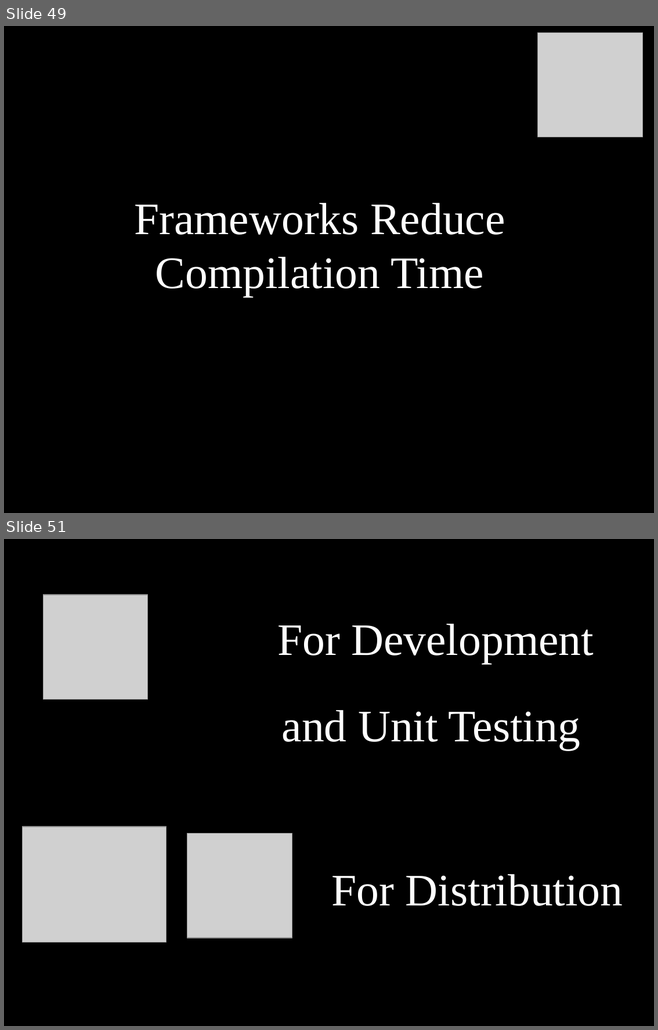
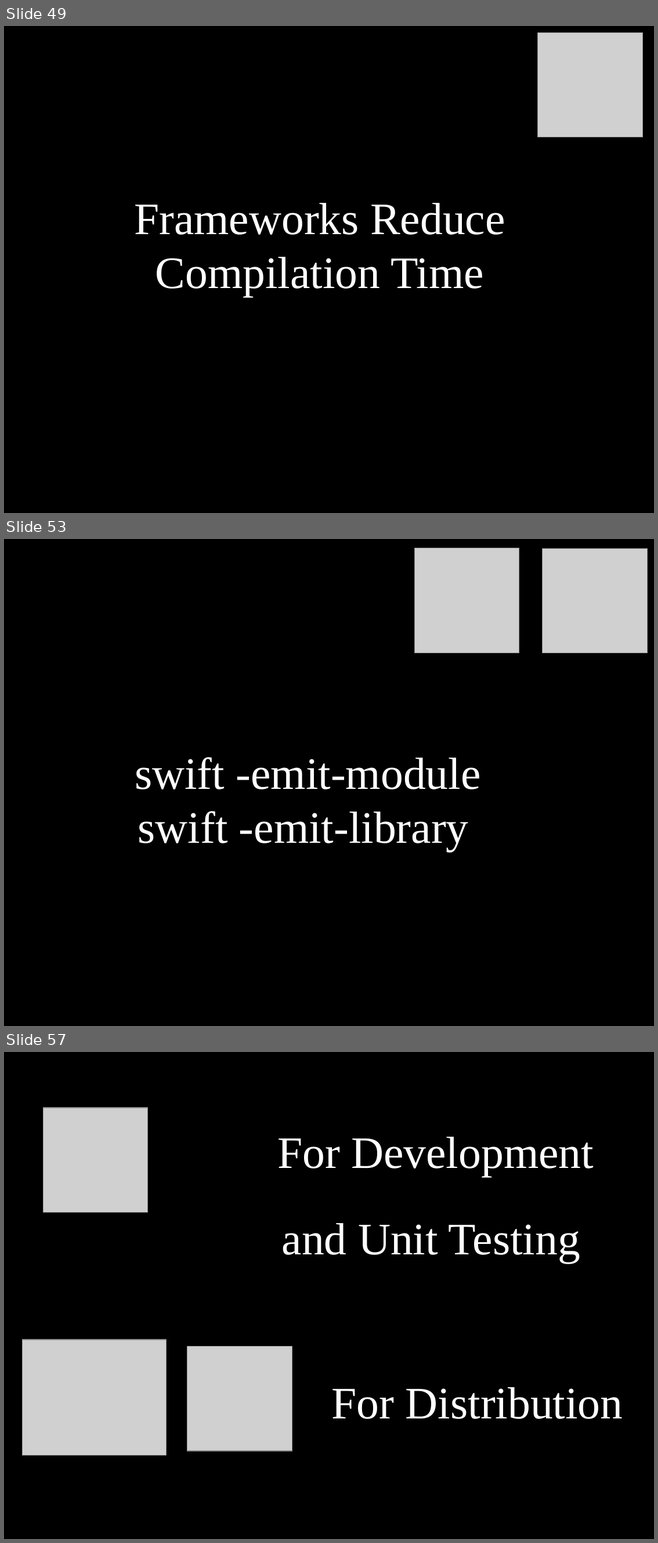
Before and after one commit to dodikk/StaticLib-Slides, a slide deck: Libraries-GoingNative.odp. Shown one above the other, each under a label of ours: slides 49 and 51 before the commit, slides 49, 53 and 57 after it; the slides between them are not shown. The pictures are 658x1030 and 658x1543 pixels, drawn with LibreOffice and Linux fonts; fonts in the diff are those of the drawing; grey boxes stand for pictures. Boxes give left, top, right and bottom in pixels: in the first picture for what was removed or moved away, otherwise in the second. Text is boxed around its words. In the diff, an @@ line names an element or a change of style, - is before the commit and + after.

```diff
--- a/Libraries-GoingNative.odp
+++ b/Libraries-GoingNative.odp
@@ slide 53 added at [4, 539, 654, 1026], background #000000 @@
@@ picture added at [414, 548, 519, 653] @@
@@ picture added at [542, 548, 647, 653] @@
@@ text added at [134, 757, 481, 790], 55 pt, text #FFFFFF @@
+swift -emit-module
@@ text added at [138, 811, 469, 852], 55 pt, text #FFFFFF @@
+swift -emit-library
@@ what was slide 51 is now slide 57 @@
```
Also in this commit, not shown: 3 slides changed, 10 other slides added, 10 slides removed, 1 other file.
